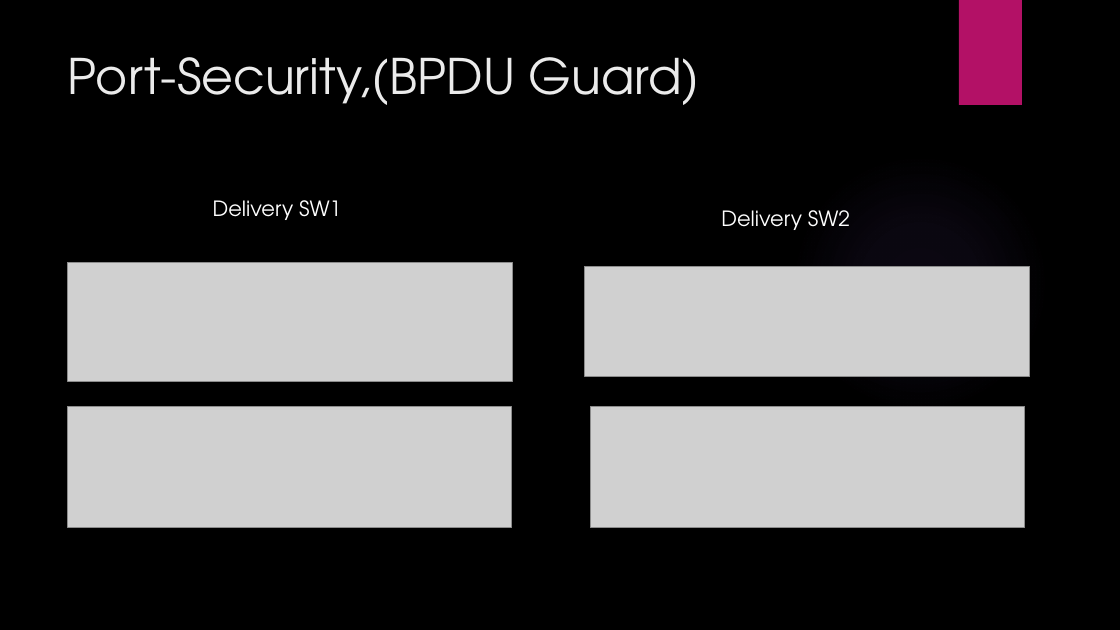
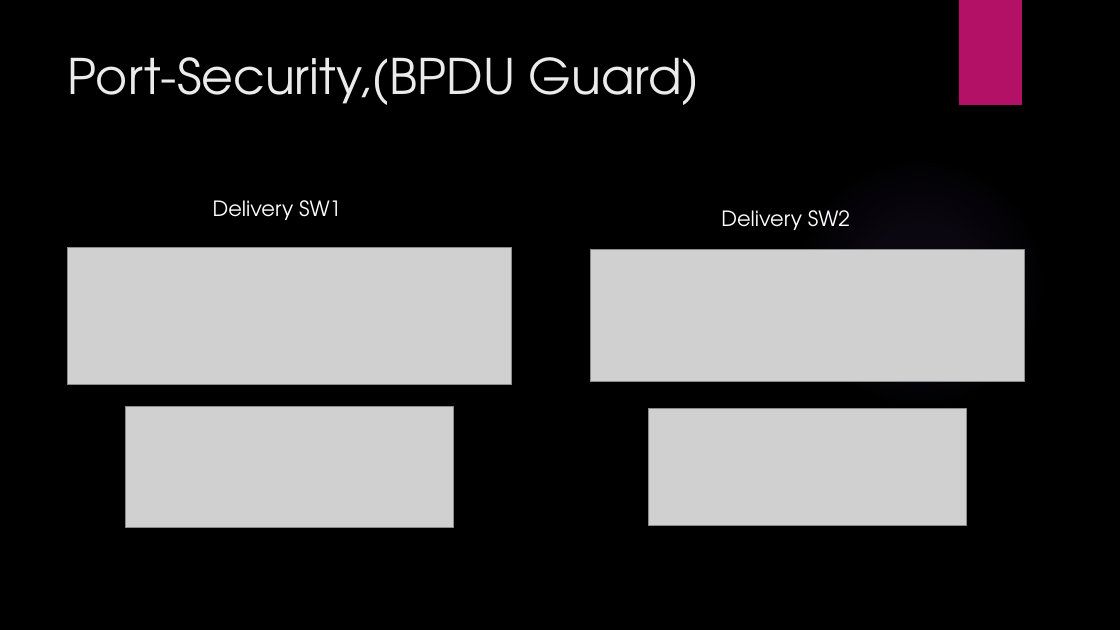
Before and after one commit to LajkaK2006/BorsodNet, a slide deck: slide 8 of Tacos KFT.pptx. Drawn at 1120x630 pixels with LibreOffice and Linux fonts; fonts in the diff are those of the drawing; grey boxes stand for pictures; background and template pictures are left out. Boxes give left, top, right and bottom in pixels: in the first picture for what was removed or moved away, otherwise in the second. Text is boxed around its words. In the diff, an @@ line names an element or a change of style, - is before the commit and + after.

```diff
--- a/Tacos KFT.pptx
+++ b/Tacos KFT.pptx
@@ picture resized from (x1=68, y1=263, x2=513, y2=382) to (x1=68, y1=247, x2=512, y2=384) @@
@@ picture resized from (x1=585, y1=266, x2=1030, y2=376) to (x1=590, y1=250, x2=1024, y2=382) @@
@@ picture resized from (x1=68, y1=407, x2=512, y2=528) to (x1=126, y1=406, x2=455, y2=528) @@
@@ picture resized from (x1=590, y1=407, x2=1024, y2=528) to (x1=649, y1=408, x2=966, y2=525) @@
```
Also in this commit, not shown: 5 other slides changed.
